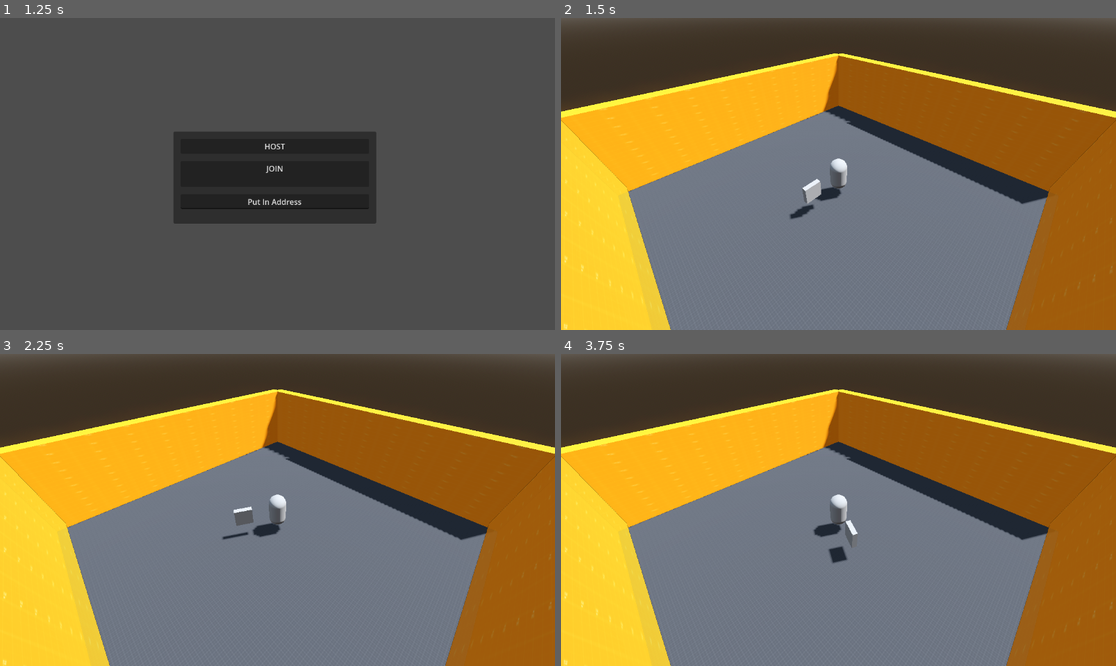
Above: before the commit, frames 1-4 (two rows, left to right).
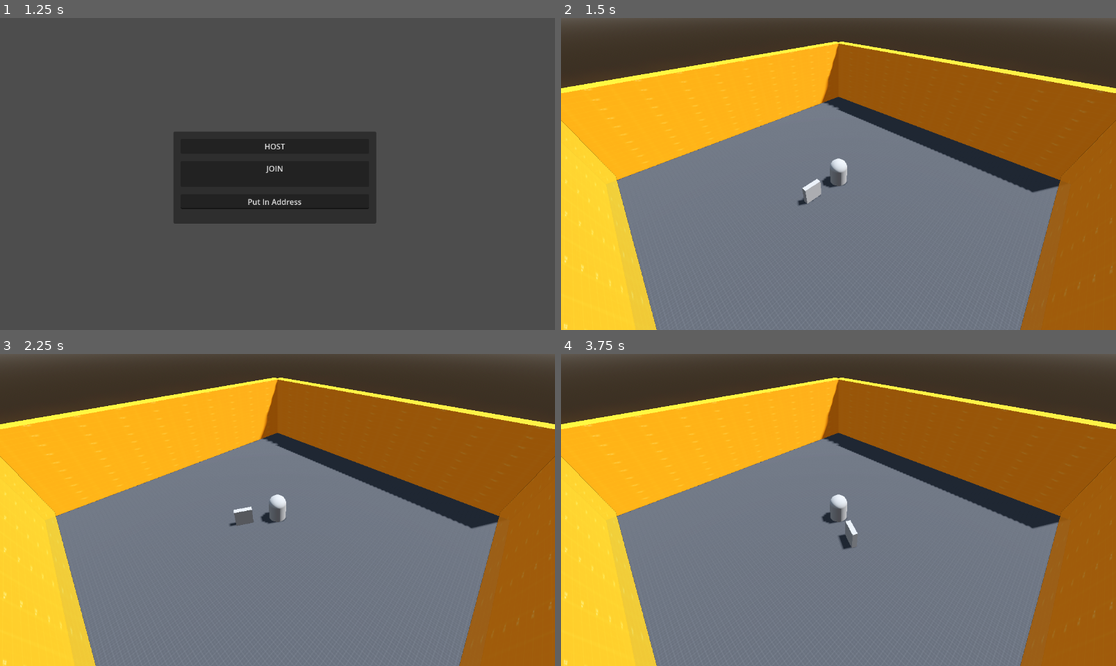
Above: after the commit, the same moments.

Repository: IIcyTundra/Untitiled_GGJ2024
Game: Godot game, scene res://Scenes/test_map.tscn
The game is run twice, just before and just after one commit, with the same random seed, the same clock (stepped at 60 frames per second) and the same inputs.
Inputs (mouse positions are in pixels of both pictures, inside the frame that each line leads up to):
- Up to frame 1 (1.25 s): tap Enter (ui_accept) at 0.5, 0.77 s; move the mouse to (399, 158) at 0.52 s; hold D (right) from 0.53 s (still down); click (399, 158) at 0.67 s
- Up to frame 2 (1.5 s): release D (right) at 1.25 s; click "HOST" at 1.25 s
- Up to frame 3 (2.25 s): tap Enter (ui_accept) at 2 s; move the mouse to (166, 525) at 2.02 s; hold S (down) from 2.03 s (still down)
- Up to frame 4 (3.75 s): tap Enter (ui_accept) at 2.27, 2.75, 3.5 s; move the mouse to (894, 441) at 2.77 s; release S (down) at 2.78 s; hold D (right) 2.78-3.53 s; move the mouse to (810, 572) at 3.52 s; hold W (up) from 3.53 s (still down); click (810, 572) at 3.67 s

Frame 1 is identical in both runs. In frame 2, 14% of the frame differs, in the area x 0-100%, y 7-100%; in frame 3, 14%; in frame 4, 14%.
Error in both runs: Assertion failed: UPNP Discover Failed! Error 24 (res://Scripts/MP_Test.gd:56)

Commit message:
FIrst Build

Diff:
--- a/Scenes/CameraControls.gd
+++ /dev/null
@@ -1,12 +0,0 @@
-extends Node3D
-
-var area_zones : Dictionary
-
-# Called when the node enters the scene tree for the first time.
-func _ready():
-	pass # Replace with function body.
-
-
-# Called every frame. 'delta' is the elapsed time since the previous frame.
-func _process(delta):
-	pass
--- a/Scenes/test_map.tscn
+++ b/Scenes/test_map.tscn
@@ -1,10 +1,9 @@
-[gd_scene load_steps=15 format=3 uid="uid://6so36btsxqpj"]
+[gd_scene load_steps=13 format=3 uid="uid://6so36btsxqpj"]
 
 [ext_resource type="Script" path="res://Scripts/MP_Test.gd" id="1_mi6e2"]
 [ext_resource type="Texture2D" uid="uid://blvy2816o3266" path="res://addons/kenney_prototype_textures/dark/texture_03.png" id="1_ybqyw"]
 [ext_resource type="PackedScene" uid="uid://bmoddjb03cdyt" path="res://Scenes/Player.tscn" id="2_q46uv"]
 [ext_resource type="Texture2D" uid="uid://cy7rr785giyq4" path="res://addons/kenney_prototype_textures/orange/texture_01.png" id="3_rsy5k"]
-[ext_resource type="Script" path="res://Scenes/CameraControls.gd" id="7_su0an"]
 
 [sub_resource type="ProceduralSkyMaterial" id="ProceduralSkyMaterial_tqv6m"]
 sky_horizon_color = Color(0.64625, 0.65575, 0.67075, 1)
@@ -39,9 +38,6 @@
 albedo_texture = ExtResource("3_rsy5k")
 uv1_scale = Vector3(10, 10, 10)
 
-[sub_resource type="BoxShape3D" id="BoxShape3D_60m75"]
-size = Vector3(10, 5, 10)
-
 [node name="Game" type="Node3D"]
 script = ExtResource("1_mi6e2")
 player = ExtResource("2_q46uv")
@@ -56,7 +52,7 @@
 shadow_enabled = true
 
 [node name="Map" type="Node3D" parent="."]
-transform = Transform3D(1, 0, 0, 0, 1, 0, 0, 0, 1, 0, -2, 0)
+transform = Transform3D(1, 0, 0, 0, 1, 0, 0, 0, 1, 0, -1, 0)
 
 [node name="CSGBox3D" type="CSGBox3D" parent="Map"]
 material_override = SubResource("StandardMaterial3D_er3qw")
@@ -88,33 +84,6 @@
 material_override = SubResource("StandardMaterial3D_llkuj")
 use_collision = true
 size = Vector3(1, 5, 20)
-
-[node name="PlayerCoords" type="Node3D" parent="."]
-script = ExtResource("7_su0an")
-
-[node name="Area3D" type="Area3D" parent="PlayerCoords"]
-transform = Transform3D(1, 0, 0, 0, 1, 0, 0, 0, 1, -5, 0, -5)
-
-[node name="CollisionShape3D" type="CollisionShape3D" parent="PlayerCoords/Area3D"]
-shape = SubResource("BoxShape3D_60m75")
-
-[node name="Area3D2" type="Area3D" parent="PlayerCoords"]
-transform = Transform3D(1, 0, 0, 0, 1, 0, 0, 0, 1, 5, 0, -5)
-
-[node name="CollisionShape3D" type="CollisionShape3D" parent="PlayerCoords/Area3D2"]
-shape = SubResource("BoxShape3D_60m75")
-
-[node name="Area3D3" type="Area3D" parent="PlayerCoords"]
-transform = Transform3D(1, 0, 0, 0, 1, 0, 0, 0, 1, -5, 0, 5)
-
-[node name="CollisionShape3D" type="CollisionShape3D" parent="PlayerCoords/Area3D3"]
-shape = SubResource("BoxShape3D_60m75")
-
-[node name="Area3D4" type="Area3D" parent="PlayerCoords"]
-transform = Transform3D(1, 0, 0, 0, 1, 0, 0, 0, 1, 5, 0, 5)
-
-[node name="CollisionShape3D" type="CollisionShape3D" parent="PlayerCoords/Area3D4"]
-shape = SubResource("BoxShape3D_60m75")
 
 [node name="MainMenu" type="CanvasLayer" parent="."]
 
--- a/Scripts/Player.gd
+++ b/Scripts/Player.gd
@@ -21,6 +21,7 @@
 
 @onready var camera := $CamOrigin/SpringArm3D/BaseCam
 @onready var hand := $Hand
+@onready var collision_shape_3d = $CollisionShape3D
 
 func _enter_tree():
 	set_multiplayer_authority(str(name).to_int())
@@ -72,9 +73,6 @@
 			velocity.z = move_toward(velocity.z, 0, SPEED)
 
 
-func _process(delta):
-	print(position)
-
 @rpc("any_peer")
 func receive_damage():
 	health -= 1
Not shown, added: export_presets.cfg
Not shown, added: Exports/Export1.zip
Not shown, added: Exports/Export1/FpsTest.console.exe
Not shown, added: Exports/Export1/FpsTest.exe
Not shown, added: Exports/Export1/FpsTest.pck
